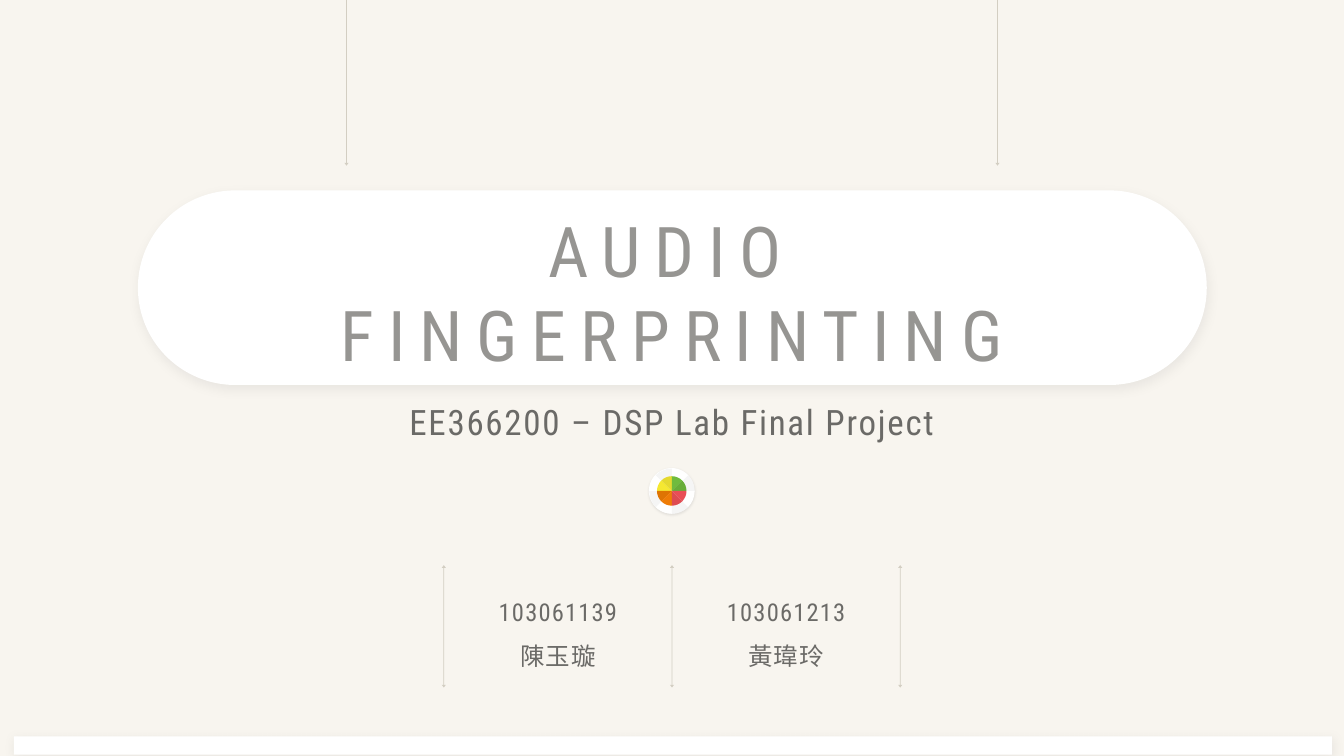
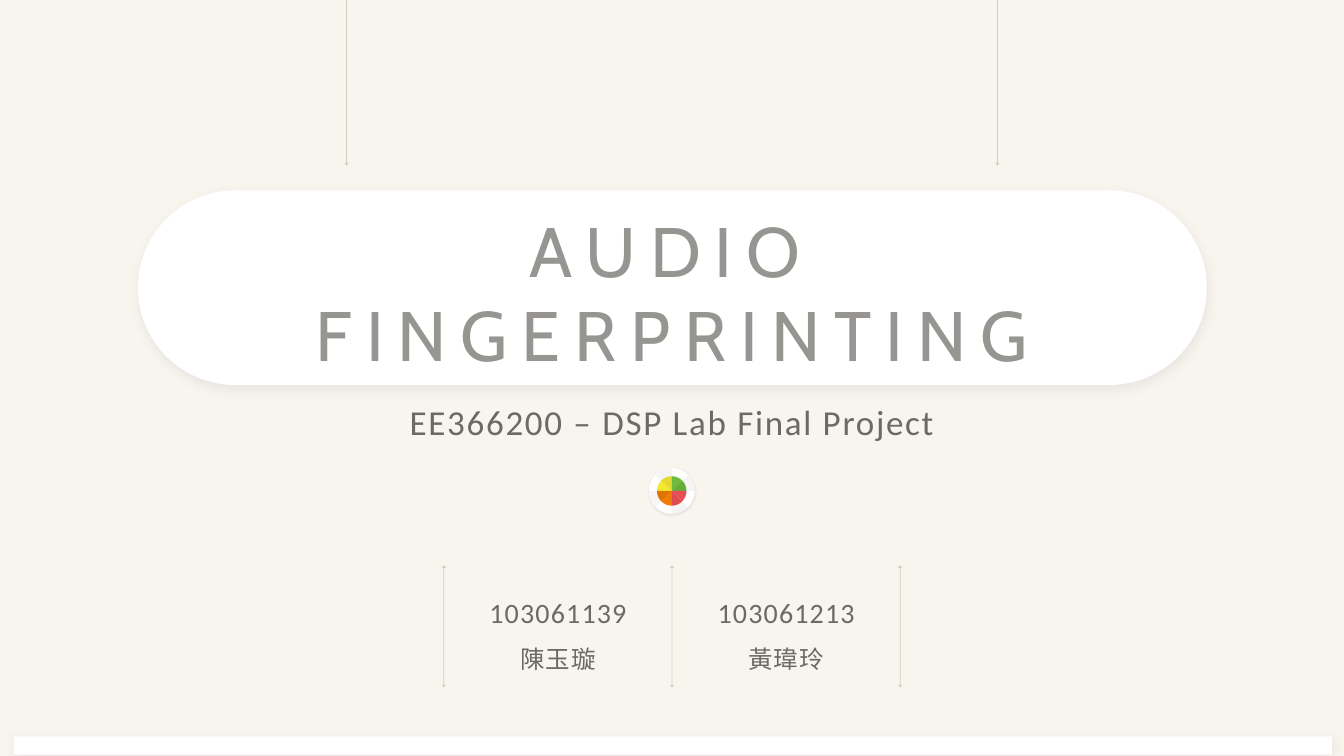
Before and after one commit to amy10260903/DSP_Lab_Final_Project, a slide deck: slide 1 of report/templates/DSP_FinalProject_Team20.pptx. Drawn at 1344x756 pixels with LibreOffice and Linux fonts; fonts in the diff are those of the drawing. Boxes give left, top, right and bottom in pixels: in the first picture for what was removed or moved away, otherwise in the second. Text is boxed around its words. In the diff, an @@ line names an element or a change of style, - is before the commit and + after.

```diff
--- a/report/templates/DSP_FinalProject_Team20.pptx
+++ b/report/templates/DSP_FinalProject_Team20.pptx
@@ text "AUDIO FINGERPRINTING" at (316, 227, 1028, 362): font Roboto Condensed to Cabin @@
@@ text "EE366200 – DSP Lab Final ..." at (410, 410, 934, 441): font Roboto Condensed to Calibri @@
@@ text "103061139" at (489, 604, 626, 670): size 35 to 40 pt in "103061139"; font Roboto Condensed to Calibri @@
@@ text "103061213" at (718, 604, 855, 670): size 35 to 40 pt in "103061213"; font Roboto Condensed to Calibri @@
```
Also in this commit, not shown: 4 other slides changed, 1 other file.
